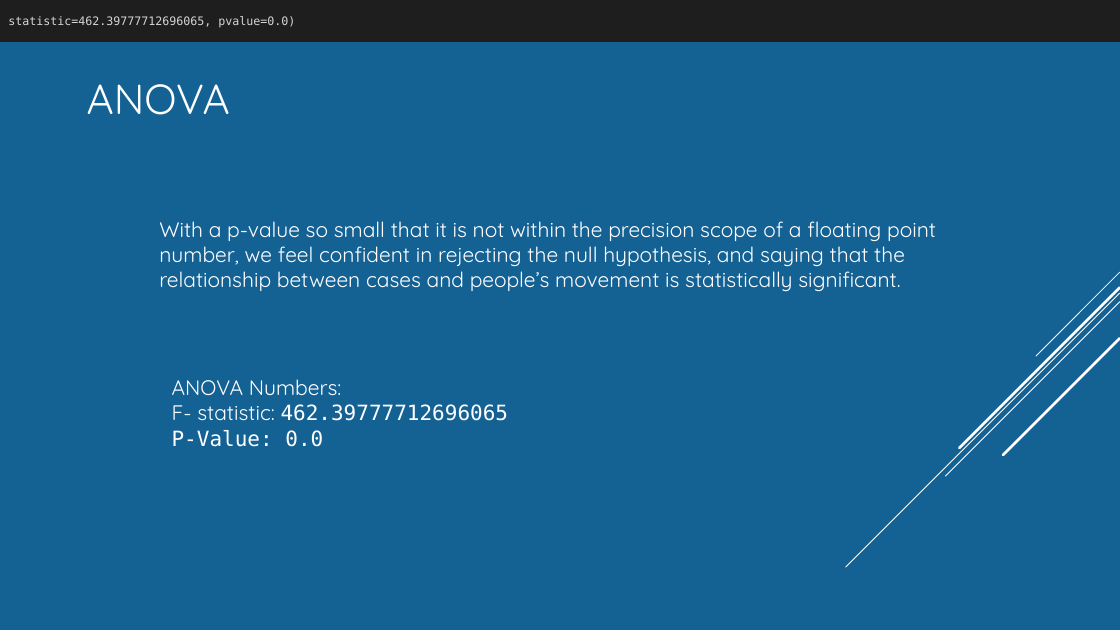
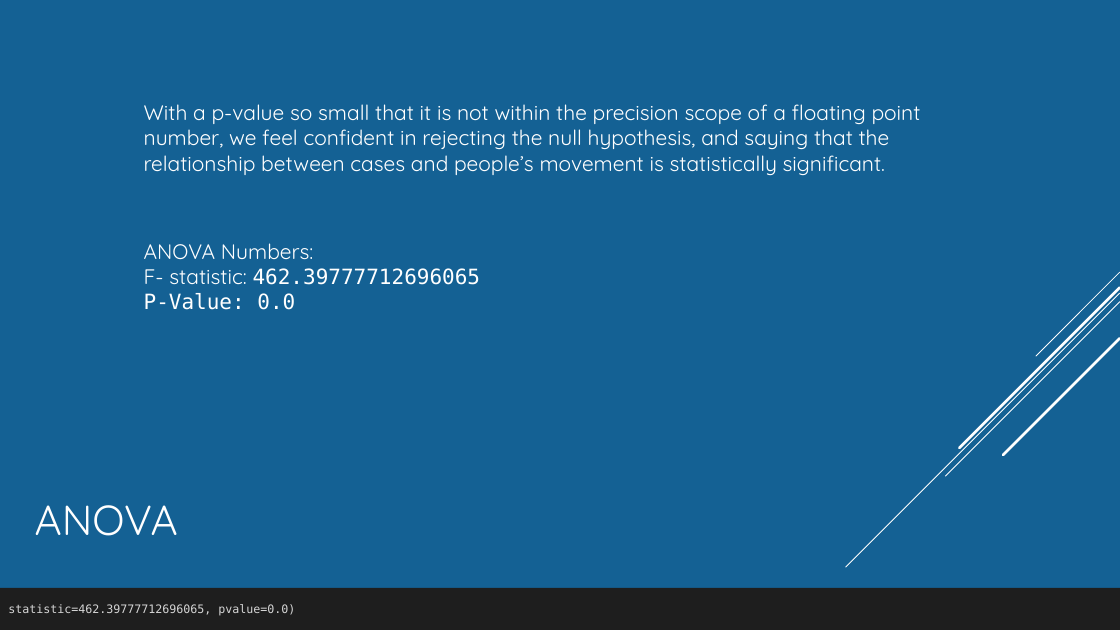
Before and after one commit to Munseaux/Pandemic-Movement, a slide deck: slide 6 of presentation.pptx. Drawn at 1120x630 pixels with LibreOffice and Linux fonts; fonts in the diff are those of the drawing. Boxes give left, top, right and bottom in pixels: in the first picture for what was removed or moved away, otherwise in the second. Text is boxed around its words. In the diff, an @@ line names an element or a change of style, - is before the commit and + after.

```diff
--- a/presentation.pptx
+++ b/presentation.pptx
@@ text "With a p-value so small ...": place and size @@
-text "With a p-value so small ..." at bbox=[159, 221, 936, 291]
+text "With a p-value so small ..." at bbox=[144, 104, 921, 175]
@@ text "ANOVA Numbers: F- statistic: 462.39777712696065": place and size @@
-text "ANOVA Numbers: F- statistic: 462.39777712696065" at bbox=[172, 379, 509, 447]
+text "ANOVA Numbers: F- statistic: 462.39777712696065" at bbox=[144, 243, 481, 310]
@@ title "ANOVA": place and size @@
-title "ANOVA" at bbox=[87, 84, 230, 115]
+title "ANOVA" at bbox=[35, 505, 178, 536]
@@ rectangle "statistic=462.39777712696065, pvalue=0.0)": place and size @@
-rectangle "statistic=462.39777712696065, pvalue=0.0)" at bbox=[0, 0, 1120, 42]
+rectangle "statistic=462.39777712696065, pvalue=0.0)" at bbox=[0, 588, 1120, 630]
```
Also in this commit, not shown: 5 other slides changed, 6 slides added, 1 slide removed.
